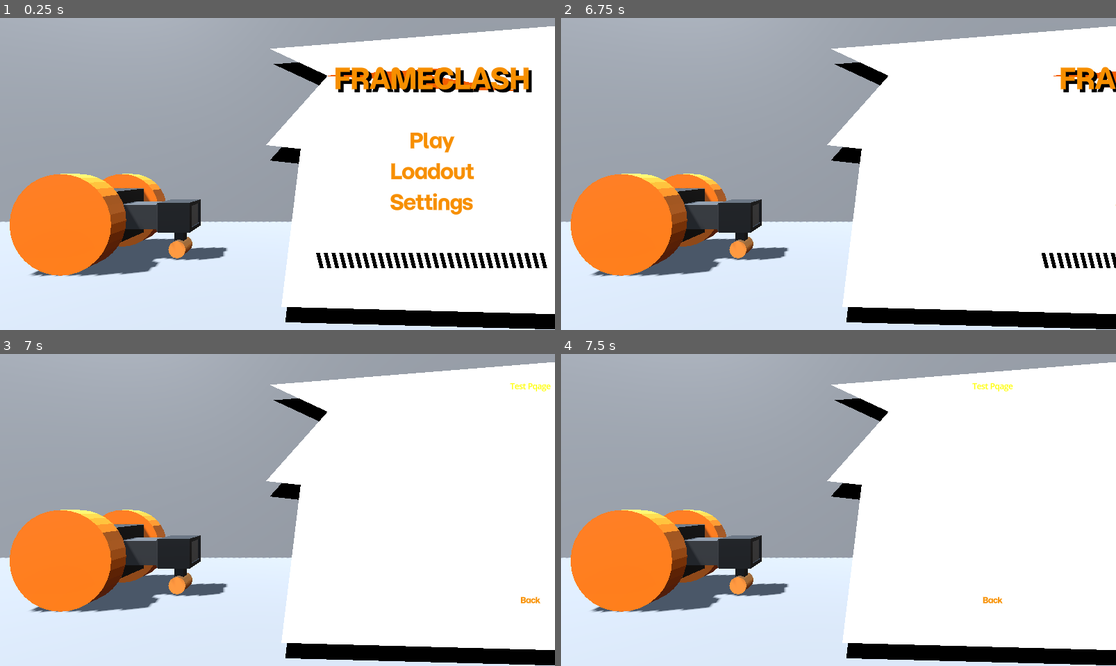
Above: before the commit, frames 1-4 (two rows, left to right).
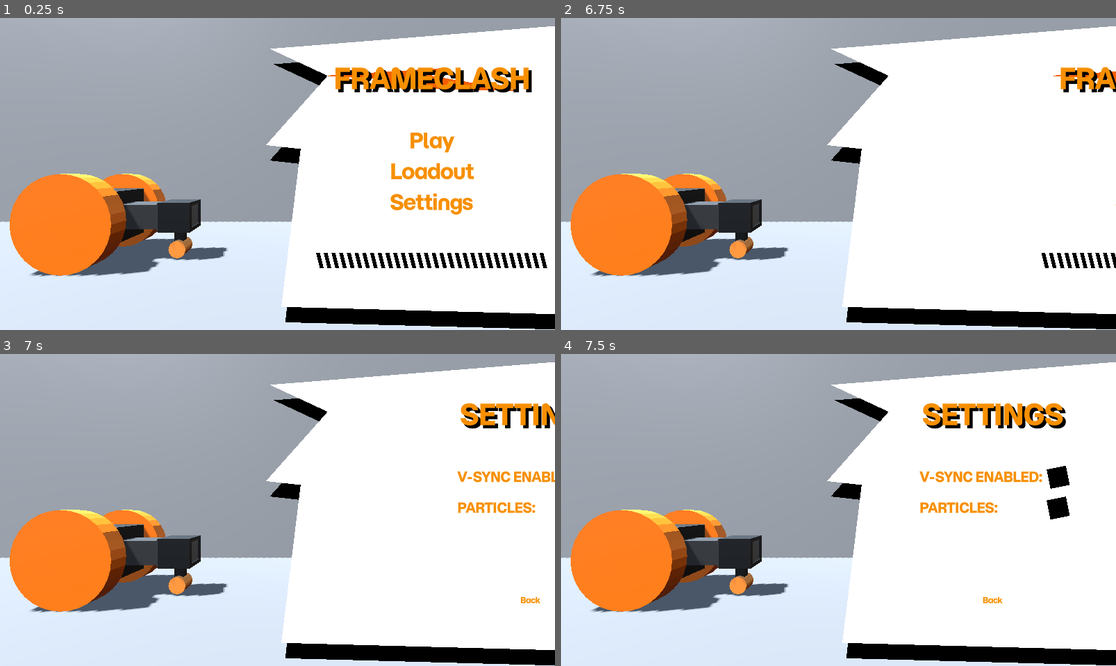
Above: after the commit, the same moments.

Repository: Username4D/Frameclash
Game: Godot game, scene res://scenes/main_menu.tscn
The game is run twice, just before and just after one commit, with the same random seed, the same clock (stepped at 60 frames per second) and the same inputs. This scene is started directly instead of the project's main scene.
Inputs (mouse positions are in pixels of both pictures, inside the frame that each line leads up to):
- Up to frame 1 (0.25 s): no input
- Up to frame 2 (6.75 s): click "Play" at 0.5 s; click "Play" at 1.25 s; click "Loadout" at 2 s; hold Right (ui_right) 2.78-3.5 s; click "Upgrade: 5$" at 3.5 s; click "Back" at 4.25 s; hold Down (ui_down) 5.03-5.78 s; hold Right (ui_right) 5.78-6.5 s; click "Settings" at 6.5 s
- Up to frame 3 (7 s): no input
- Up to frame 4 (7.5 s): click (1060, 478) at 7.27 s

Frames 1-2 are identical in both runs. In frame 3, 1.9% of the frame differs, in the area x 82-100%, y 9-52%; in frame 4, 3.0%, in the area x 64-92%, y 9-54%.

Commit message:
added settings page

Diff:
--- /dev/null
+++ b/scenes/setting_option.tscn
@@ -0,0 +1,39 @@
+[gd_scene load_steps=4 format=3 uid="uid://dndnpc348el8v"]
+
+[ext_resource type="Script" uid="uid://c2n1kt0ndh0si" path="res://scripts/setting_option.gd" id="1_2pp1b"]
+[ext_resource type="FontFile" uid="uid://bnovlpwfj1t3b" path="res://assets/MomoTrustDisplay-Regular.ttf" id="1_m0isk"]
+
+[sub_resource type="LabelSettings" id="LabelSettings_2pp1b"]
+font = ExtResource("1_m0isk")
+font_size = 27
+font_color = Color(0.96862745, 0.56078434, 0, 1)
+
+[node name="setting" type="Control"]
+layout_mode = 3
+anchors_preset = 0
+script = ExtResource("1_2pp1b")
+
+[node name="Label" type="Label" parent="."]
+layout_mode = 0
+offset_right = 256.0
+offset_bottom = 64.0
+text = "SETTINGNAME:"
+label_settings = SubResource("LabelSettings_2pp1b")
+vertical_alignment = 1
+
+[node name="check_bg" type="Polygon2D" parent="."]
+color = Color(0, 0, 0, 1)
+polygon = PackedVector2Array(264, 16, 272, 56, 312, 48, 304, 8)
+
+[node name="check_bg2" type="Polygon2D" parent="."]
+position = Vector2(110.5, 12.5)
+scale = Vector2(0.6, 0.6)
+polygon = PackedVector2Array(280, 8, 272, 48, 312, 56, 320, 16)
+
+[node name="Button" type="Button" parent="."]
+self_modulate = Color(1, 1, 1, 0)
+layout_mode = 0
+offset_left = 256.0
+offset_right = 320.0
+offset_bottom = 64.0
+toggle_mode = true
--- a/scenes/settings.tscn
+++ b/scenes/settings.tscn
@@ -1,17 +1,40 @@
-[gd_scene load_steps=3 format=3 uid="uid://c0gpidssdvkp4"]
+[gd_scene load_steps=5 format=3 uid="uid://c0gpidssdvkp4"]
 
 [ext_resource type="PackedScene" uid="uid://dvb3jtscckqy8" path="res://scenes/page.tscn" id="1_5p8wc"]
+[ext_resource type="FontFile" uid="uid://bnovlpwfj1t3b" path="res://assets/MomoTrustDisplay-Regular.ttf" id="2_r6d6q"]
+[ext_resource type="PackedScene" uid="uid://dndnpc348el8v" path="res://scenes/setting_option.tscn" id="3_6wm04"]
 
-[sub_resource type="LabelSettings" id="LabelSettings_r6d6q"]
-font_color = Color(1, 1, 0, 1)
+[sub_resource type="LabelSettings" id="LabelSettings_6wm04"]
+font = ExtResource("2_r6d6q")
+font_size = 56
+font_color = Color(0.96862745, 0.56078434, 0, 1)
+shadow_size = 4
+shadow_color = Color(0, 0, 0, 1)
+shadow_offset = Vector2(6, 6)
 
 [node name="settings" instance=ExtResource("1_5p8wc")]
 
 [node name="Label" type="Label" parent="." index="1"]
 layout_mode = 0
-offset_right = 512.0
-offset_bottom = 136.0
-text = "Test Pqage"
-label_settings = SubResource("LabelSettings_r6d6q")
+offset_top = 64.0
+offset_right = 511.99997
+offset_bottom = 192.0
+text = "SETTINGS"
+label_settings = SubResource("LabelSettings_6wm04")
 horizontal_alignment = 1
 vertical_alignment = 1
+
+[node name="V-SYNC ENABLED" parent="." index="2" instance=ExtResource("3_6wm04")]
+layout_mode = 1
+offset_left = 104.0
+offset_top = 224.0
+offset_right = -408.0
+offset_bottom = -360.0
+
+[node name="PARTICLES" parent="." index="3" instance=ExtResource("3_6wm04")]
+layout_mode = 1
+offset_left = 104.0
+offset_top = 288.0
+offset_right = -408.0
+offset_bottom = -296.0
+state = false
--- /dev/null
+++ b/scripts/setting_option.gd
@@ -0,0 +1,10 @@
+extends Control
+
+@export var state = true
+
+func _process(delta: float) -> void:
+	$check_bg2.visible = $Button.button_pressed
+
+func _ready() -> void:
+	$Button.button_pressed = state
+	$Label.text = self.name + ":"
Not shown, added: scripts/setting_option.gd.uid
